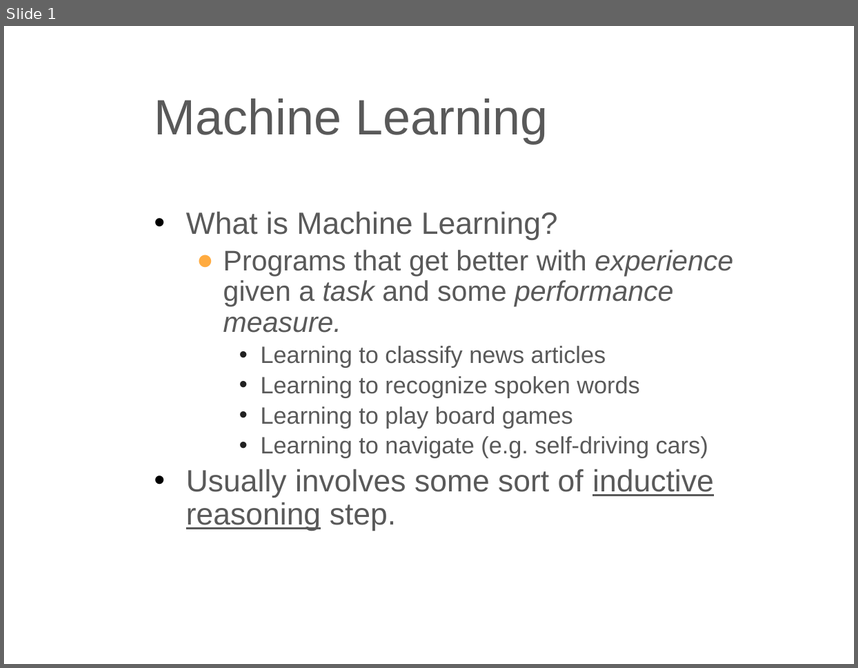
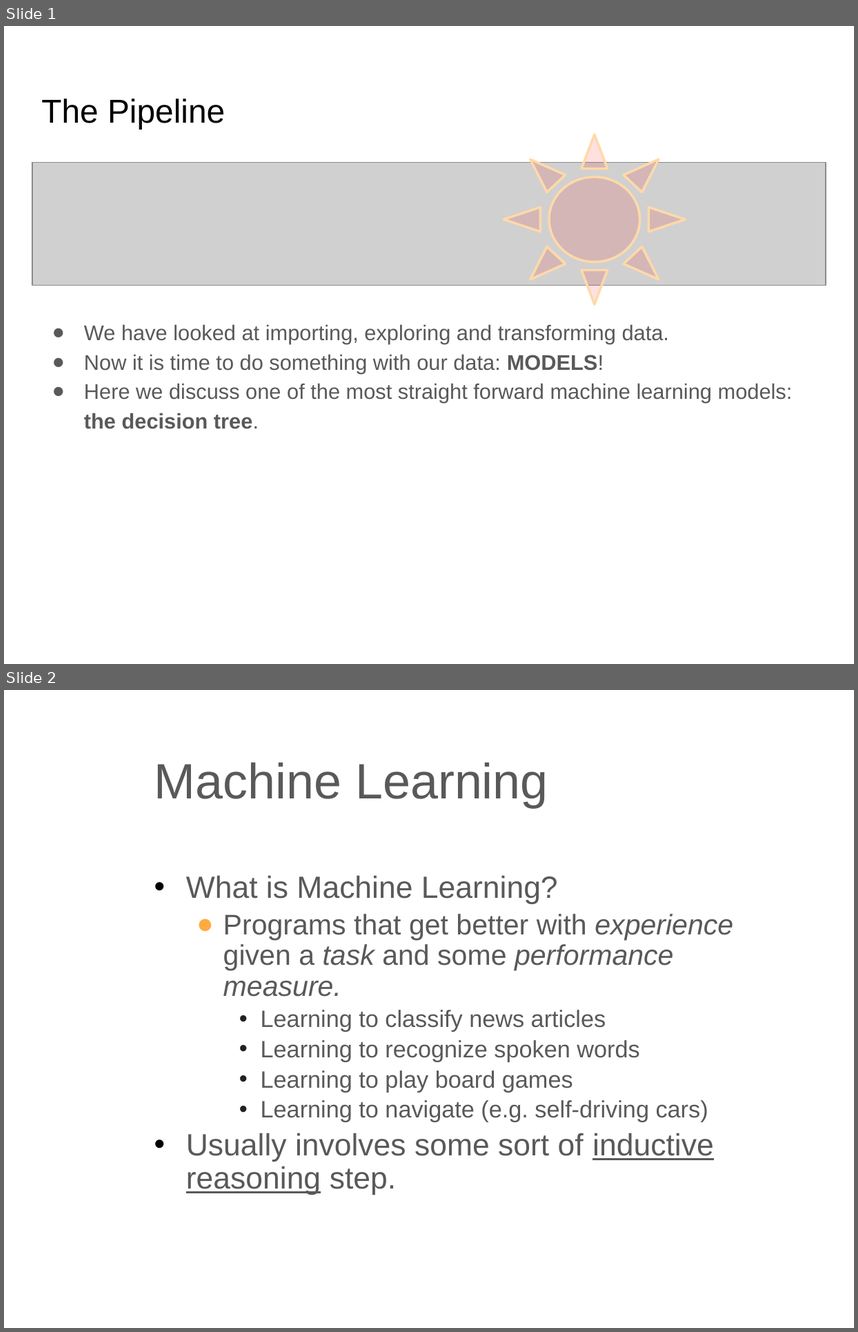
Before and after one commit to lutzhamel/CSC310, a slide deck: notes/06-machine-learning-basics-1.pptx. Shown one above the other, each under a label of ours: slide 1 before the commit, slides 1 and 2 after it. The pictures are 858x668 and 858x1332 pixels, drawn with LibreOffice and Linux fonts; fonts in the diff are those of the drawing; grey boxes stand for pictures. Boxes give left, top, right and bottom in pixels: in the first picture for what was removed or moved away, otherwise in the second. Text is boxed around its words. In the diff, an @@ line names an element or a change of style, - is before the commit and + after.

```diff
--- a/notes/06-machine-learning-basics-1.pptx
+++ b/notes/06-machine-learning-basics-1.pptx
@@ slide 1 added at bbox=[4, 26, 854, 664], background #FFFFFF @@
@@ title added at bbox=[41, 98, 225, 129], 28 pt, text #000000 @@
+The Pipeline
@@ sun added at bbox=[504, 135, 686, 305], fill #FF0000 at 12% opacity, outline #FFD9A9 2 pt @@
@@ picture added at bbox=[32, 162, 825, 285] @@
@@ text added at bbox=[84, 324, 793, 429], 18 pt, text #595959 @@
+● We have looked at importing, exploring and transforming data.
+● Now it is time to do something with our data: MODELS!
+● Here we discuss one of the most straight forward machine learning models: the decision tree.
@@ what was slide 1 is now slide 2 @@
```
Also in this commit, not shown: 1 slide changed, 3 other files.
